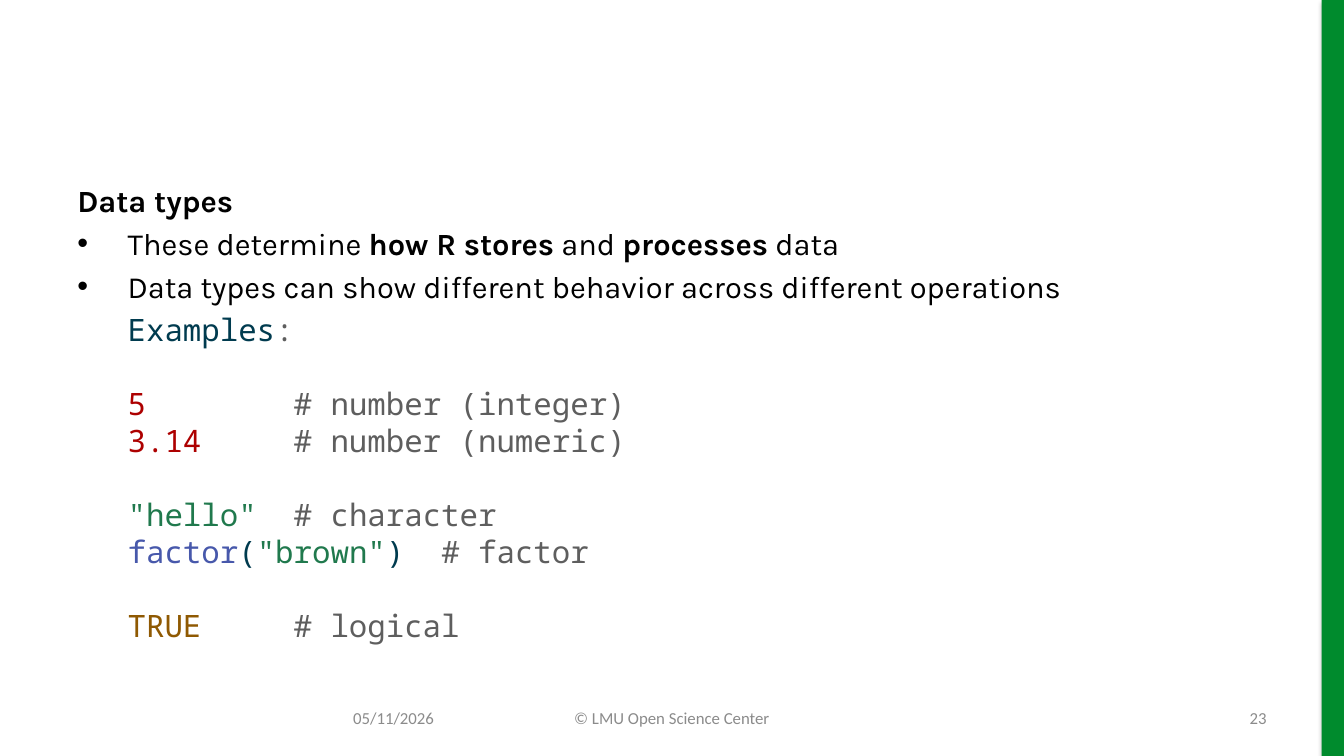
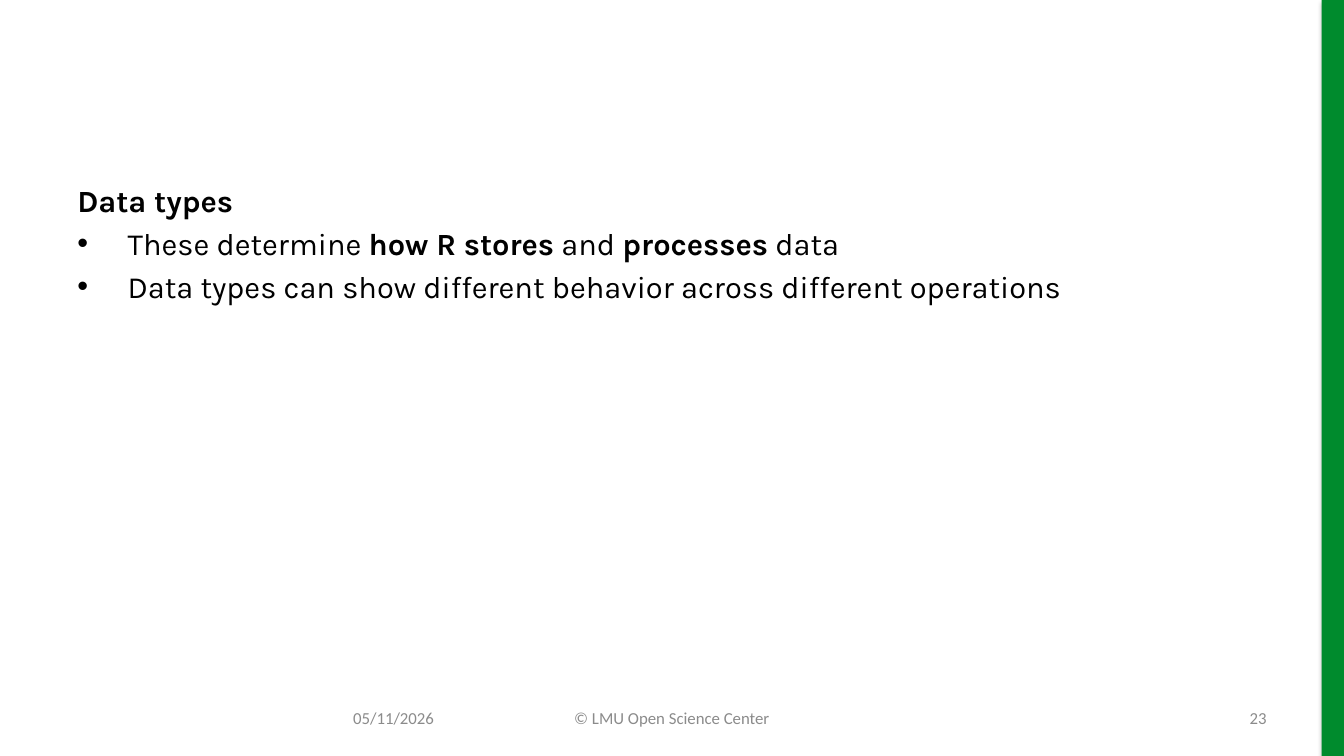
Before and after one commit to lmu-osc/slides-r-part-I, a slide deck: slide 23 of slides-r-part-I.pptx. Drawn at 1344x756 pixels with LibreOffice and Linux fonts; fonts in the diff are those of the drawing; background and template pictures are left out. Boxes give left, top, right and bottom in pixels: in the first picture for what was removed or moved away, otherwise in the second. Text is boxed around its words. In the diff, an @@ line names an element or a change of style, - is before the commit and + after.

```diff
--- a/slides-r-part-I.pptx
+++ b/slides-r-part-I.pptx
@@ text at (128, 317, 626, 645): paragraph removed @@
-Examples:
-5 # number (integer)
-3.14 # number (numeric)
-"hello" # character
-factor("brown") # factor
-TRUE # logical
```
Also in this commit, not shown: 29 other slides changed, 34 other files.
